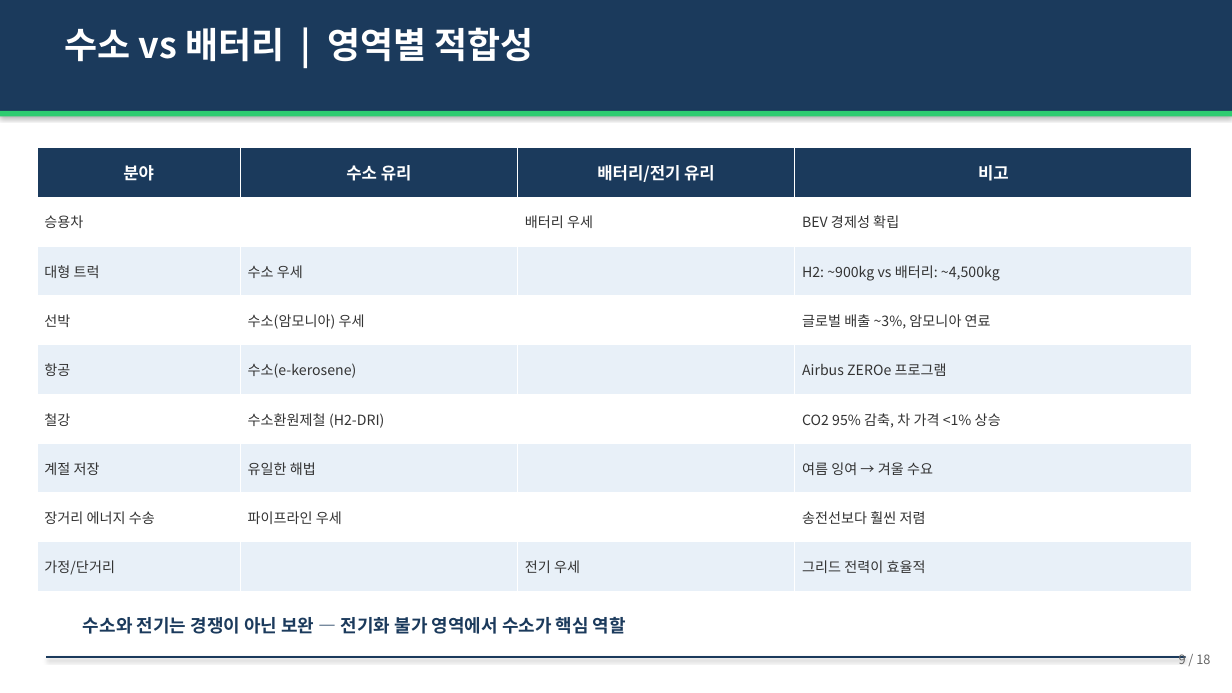
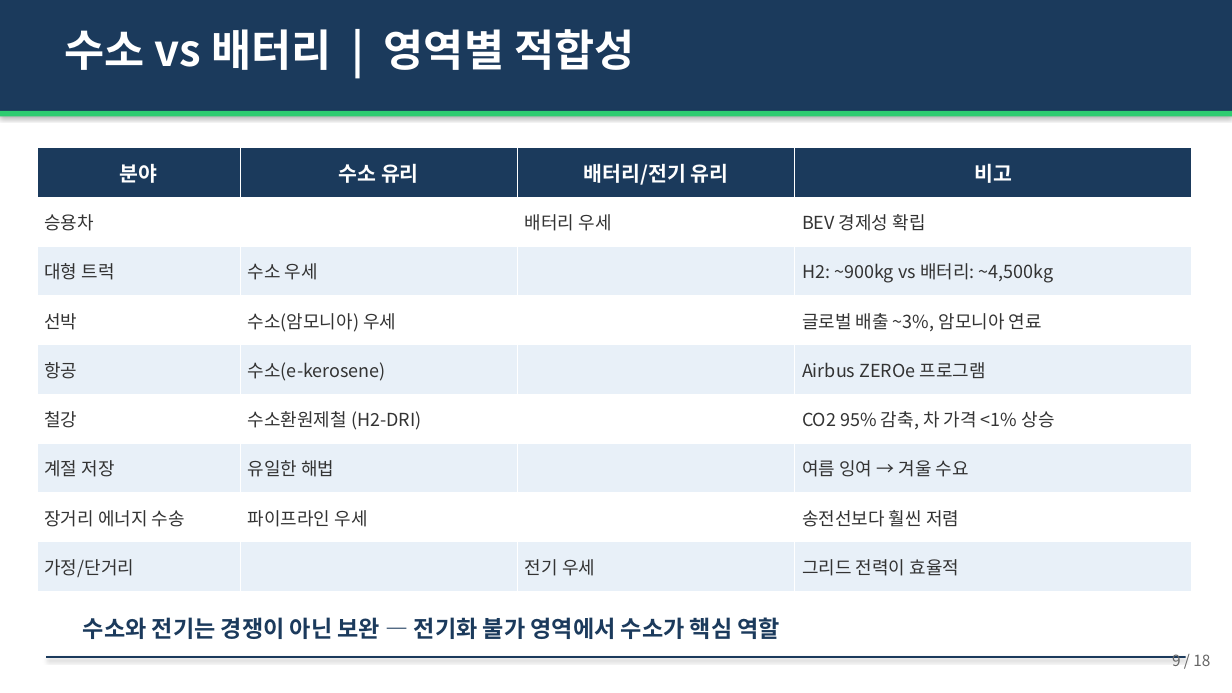
Before and after one commit to hpark1947/Hydrogen, a slide deck: slide 9 of Prompts/수소에너지_발표자료.pptx. Drawn at 1232x693 pixels with LibreOffice and Linux fonts; fonts in the diff are those of the drawing. Boxes give left, top, right and bottom in pixels: in the first picture for what was removed or moved away, otherwise in the second. Text is boxed around its words. In the diff, an @@ line names an element or a change of style, - is before the commit and + after.

```diff
--- a/Prompts/수소에너지_발표자료.pptx
+++ b/Prompts/수소에너지_발표자료.pptx
@@ text "수소 vs 배터리 | 영역별 ..." at (64,29,634,70): size 28 to 34 pt @@
@@ table at (37,148,1192,592) @@
@@ size 13 to 16 pt in "분야", "수소 유리", "배터리/전기 유리", "비고" @@
@@ size 11 to 14 pt @@
@@ text "수소와 전기는 경쟁이 아닌 보완 ..." at (83,617,781,639): size 14 to 18 pt @@
@@ text "9 / 18" at (1172,654,1210,666): size 10 to 12 pt @@
```
Also in this commit, not shown: 17 other slides changed, 1 other file.
